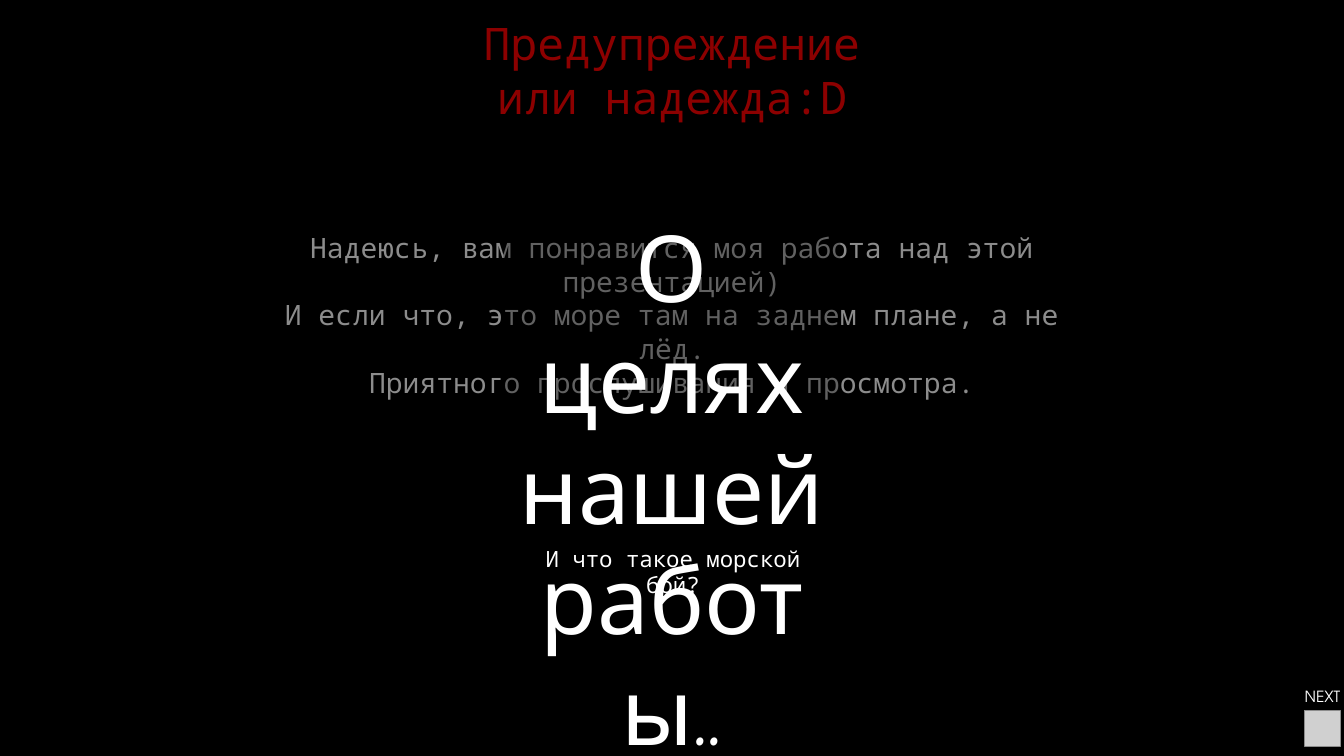
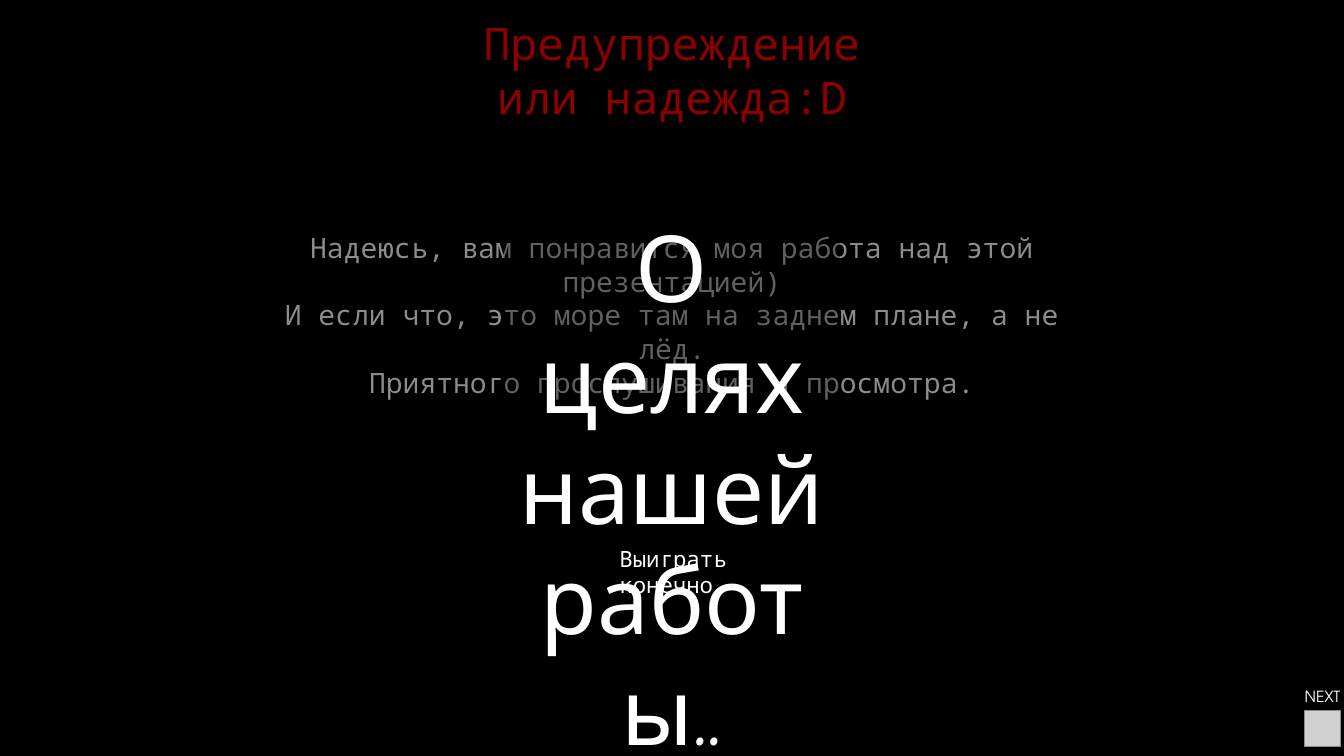
Before and after one commit to IRussianGamerI/IRussianGamerI, a slide deck: slide 3 of D-study.pptx. Drawn at 1344x756 pixels with LibreOffice and Linux fonts; fonts in the diff are those of the drawing; grey boxes stand for pictures; background and template pictures are left out; a plain dark background stands for a picture behind light text. Boxes give left, top, right and bottom in pixels: in the first picture for what was removed or moved away, otherwise in the second. Text is boxed around its words. In the diff, an @@ line names an element or a change of style, - is before the commit and + after.

```diff
--- a/D-study.pptx
+++ b/D-study.pptx
@@ text at [619, 551, 726, 599]: text changed @@
-И что такое морской бой?
+Выиграть конечно.
```
Also in this commit, not shown: 3 slides added, 2 slides removed.
